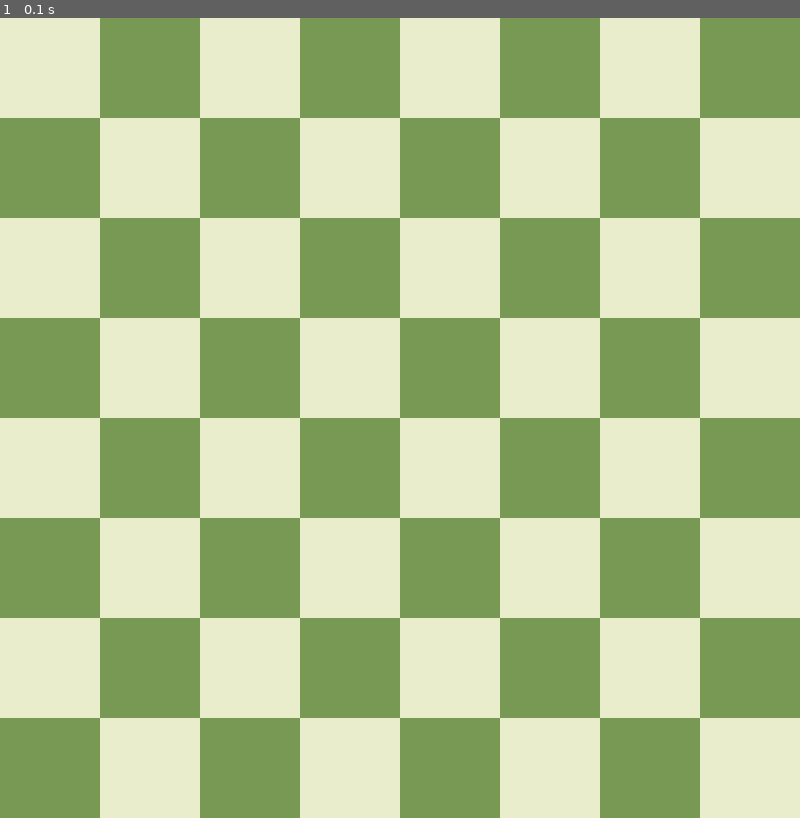
Above: before the commit, frame 1.
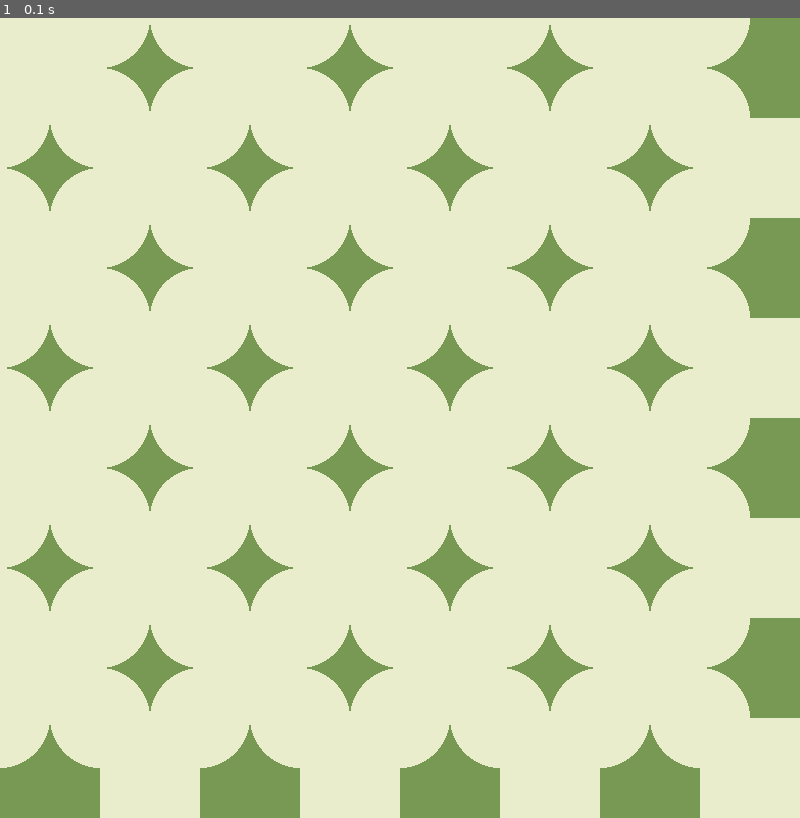
Above: after the commit, the same moment.

Repository: caleb-james-smith/PyGameChess
Game: pygame game, started from play.py
The game is run twice, just before and just after one commit, with the same random seed, the same clock (stepped at 60 frames per second) and the same inputs.
Inputs:
- Up to frame 1 (0.1 s): no input

The runs differ from the first frame. In frame 1, 34% of the frame differs, in the area x 0-94%, y 0-94%.

Commit message:
First attempt at drawing pieces; this needs some work.

Diff:
--- a/play.py
+++ b/play.py
@@ -4,17 +4,23 @@
 import pygame
 
 # Draw a solid square
-# x: x position measured from left edge
-# y: y position measured from top edge
-def draw_square(my_game, my_screen, color, x, y, side):
-    my_game.draw.rect(my_screen, color, [x, y, side, side], 0)
+# x_position: x position measured from left edge
+# y_position: y position measured from top edge
+def draw_square(my_game, my_screen, color, x_position, y_position, side):
+    my_game.draw.rect(my_screen, color, [x_position, y_position, side, side], 0)
+
+# Draw a piece
+# x_position: x position measured from left edge
+# y_position: y position measured from top edge
+def draw_piece(my_game, my_screen, color, x_position, y_position, size):
+    my_game.draw.circle(my_screen, color, [x_position, y_position], size, 0)
 
 # Get square color based on x, y coordinate indices
 def get_square_color(x, y, light_color, dark_color):
     # Use parity to determine square color
     parity = (x + y) % 2
     # Odd parity: dark color
-    if(parity):
+    if parity:
         return dark_color
     # Even parity: light color
     else:
@@ -33,6 +39,22 @@
             # Draw square
             draw_square(my_game, my_screen, color, x_position, y_position, square_side)
 
+# Draw the pieces
+def draw_pieces(my_game, my_screen, light_color, dark_color, squares_per_side, square_side):
+    # Draw pieces
+    for x in range(squares_per_side):
+        for y in range(squares_per_side):
+            # FIXME: draw pieces using both colors
+            color = light_color
+            # Get piece position and size; probably different than square position (FIXME)
+            x_position = x * square_side
+            y_position = y * square_side
+            # FIXME: size should be smaller than square side
+            size = square_side / 2
+            # Draw piece
+            draw_piece(my_game, my_screen, color, x_position, y_position, size)
+
+# Run the game
 def run_game():
     # Initialize pygame
     pygame.init()
@@ -40,6 +62,8 @@
     # Define colors
     PURE_WHITE  = (255, 255, 255)
     PURE_BLACK  = (0, 0, 0)
+    #LIGHT_COLOR = PURE_WHITE
+    #DARK_COLOR  = PURE_BLACK
     LIGHT_COLOR = (233, 237, 204)
     DARK_COLOR  = (119, 153, 84)
 
@@ -66,6 +90,10 @@
         # Draw the board
         draw_board(pygame, screen, LIGHT_COLOR, DARK_COLOR, SQUARES_PER_SIDE, SQUARE_SIDE)
 
+        # Draw the pieces
+        # FIXME: piece colors should be different than board colors
+        draw_pieces(pygame, screen, LIGHT_COLOR, DARK_COLOR, SQUARES_PER_SIDE, SQUARE_SIDE)
+
         # Flip the display
         pygame.display.flip()
 
